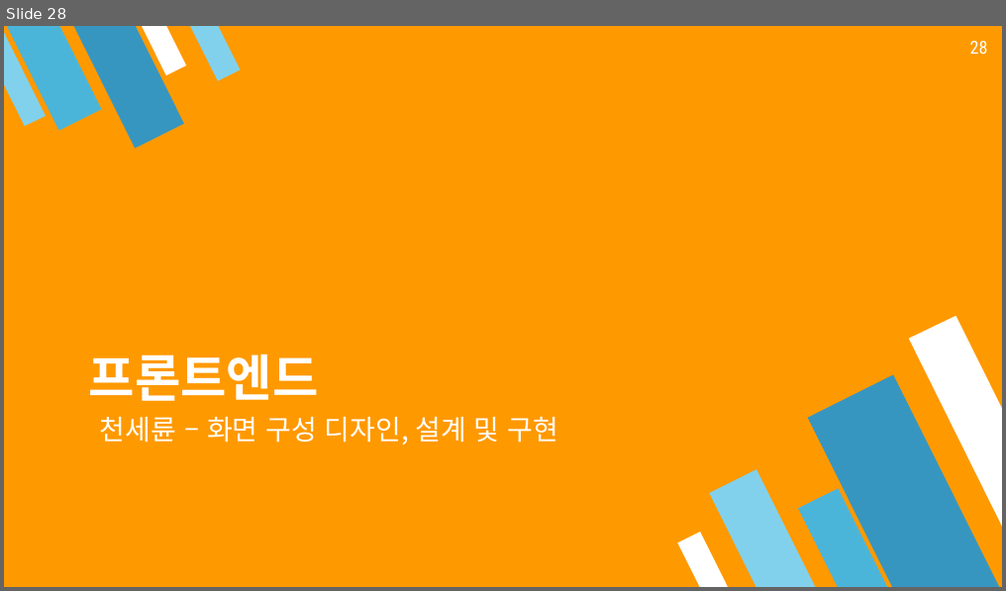
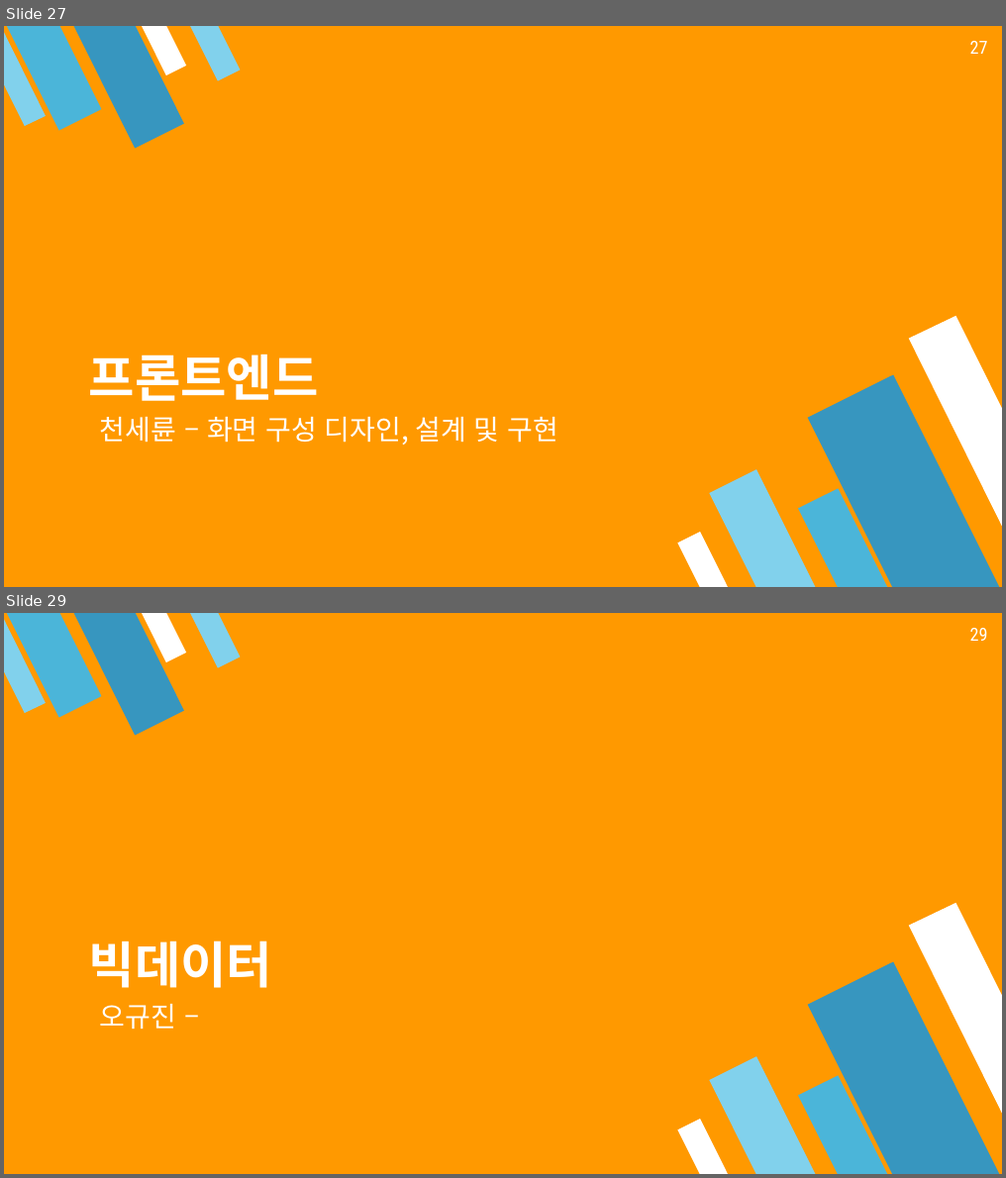
Before and after one commit to DrawGreen2021/Presentation, a slide deck: 최종발표/최종발표 PPT 사본.pptx. Shown one above the other, each under a label of ours: slide 28 before the commit, slides 27 and 29 after it; the slides between them are not shown. The pictures are 1006x591 and 1006x1178 pixels, drawn with LibreOffice and Linux fonts; fonts in the diff are those of the drawing. Boxes give left, top, right and bottom in pixels: in the first picture for what was removed or moved away, otherwise in the second. Text is boxed around its words. In the diff, an @@ line names an element or a change of style, - is before the commit and + after.

```diff
--- a/최종발표/최종발표 PPT 사본.pptx
+++ b/최종발표/최종발표 PPT 사본.pptx
@@ slide 29 added at (4, 613, 1002, 1174), background #FF9900; not listed: 10 template elements that a slide beside it also shows @@
@@ page number added at (970, 628, 988, 641), 13 pt, text #FFFFFF @@
+29
@@ title added at (89, 941, 272, 988), 36 pt, text #FFFFFF, bold @@
+빅데이터
@@ subtitle added at (100, 1004, 176, 1029), 20 pt, text #FFFFFF @@
+오규진 –
@@ what was slide 28 is now slide 27 @@
@@ page number at (970, 41, 988, 54): text changed @@
-28
+27
```
Also in this commit, not shown: 2 slides changed, 1 other slide added, 1 slide removed, 1 other file.
